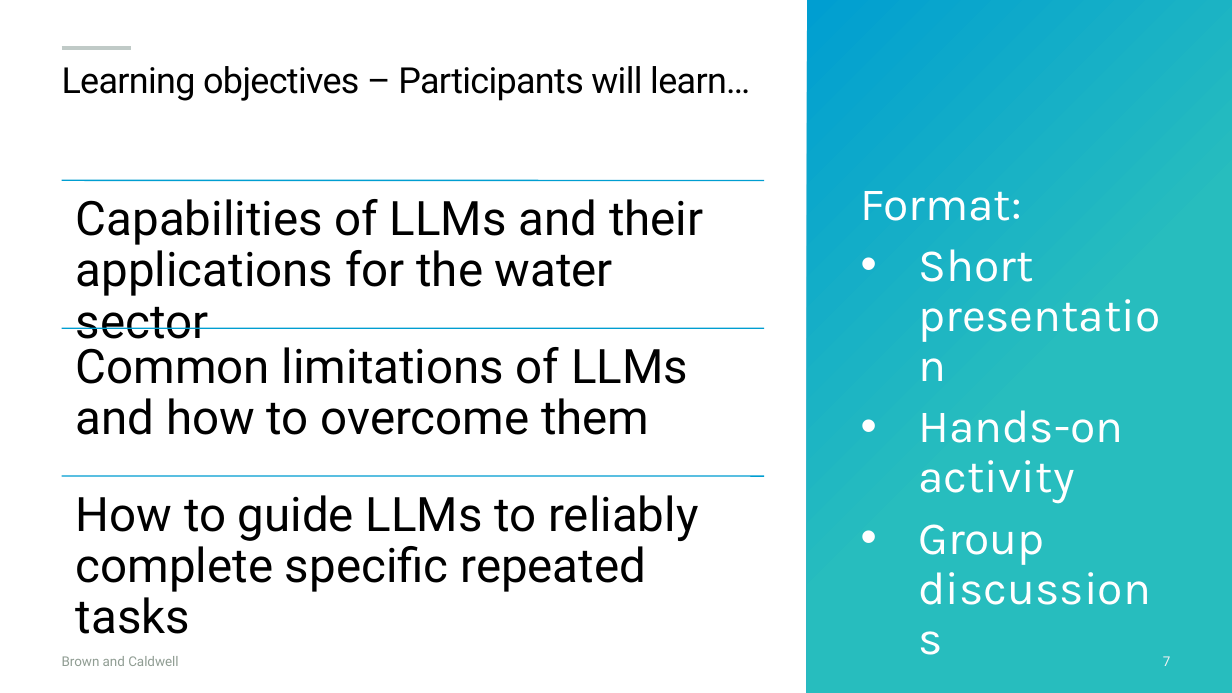
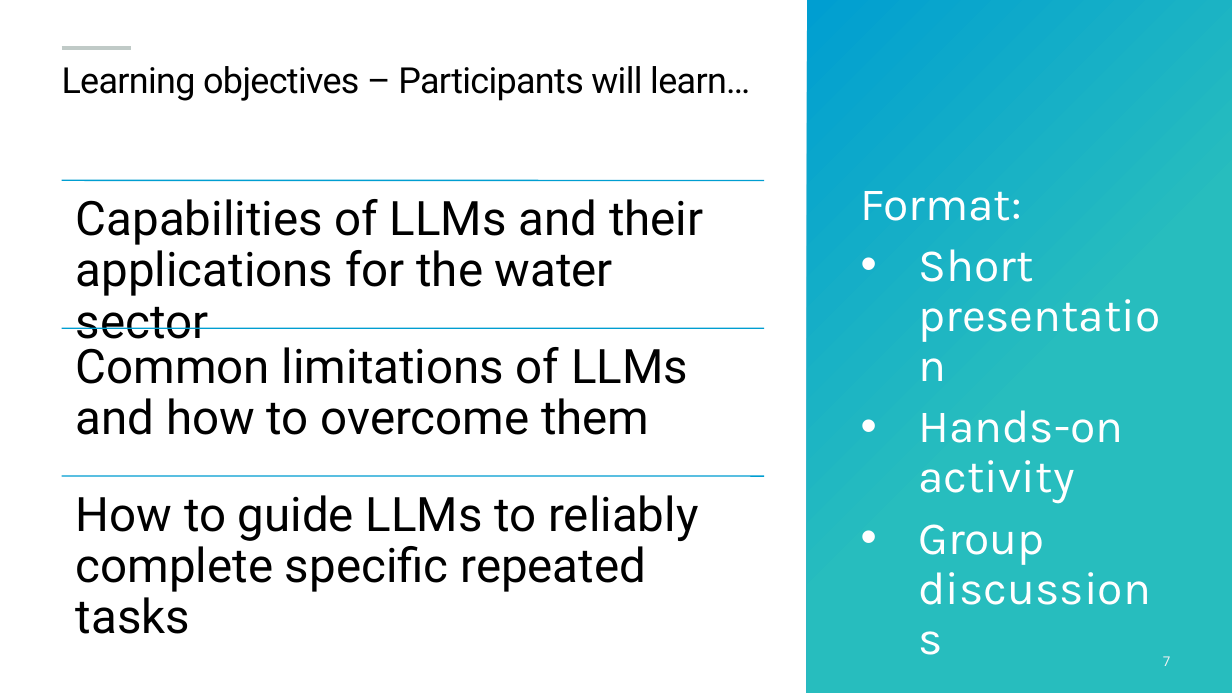
Before and after one commit to andrewenvironmental/ace26-genai, a slide deck: slide 7 of ACE26_Goldberg_McCormick_Koyama_Jariz.pptx. Drawn at 1232x693 pixels with LibreOffice and Linux fonts; fonts in the diff are those of the drawing; background and template pictures are left out. Boxes give left, top, right and bottom in pixels: in the first picture for what was removed or moved away, otherwise in the second. Text is boxed around its words. In the diff, an @@ line names an element or a change of style, - is before the commit and + after.

```diff
--- a/ACE26_Goldberg_McCormick_Koyama_Jariz.pptx
+++ b/ACE26_Goldberg_McCormick_Koyama_Jariz.pptx
@@ text removed at (62,656,178,666) @@
-Brown and Caldwell
```
Also in this commit, not shown: 5 other slides changed, 3 slides removed, 4 other files.
